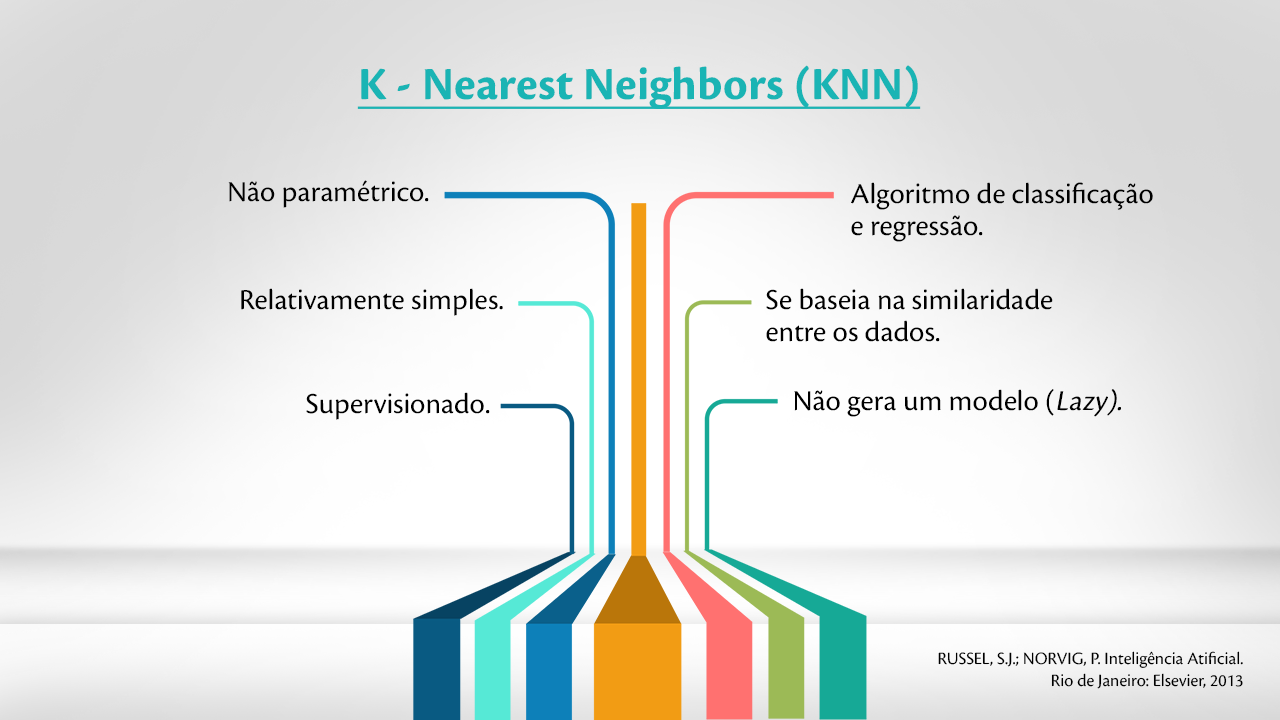
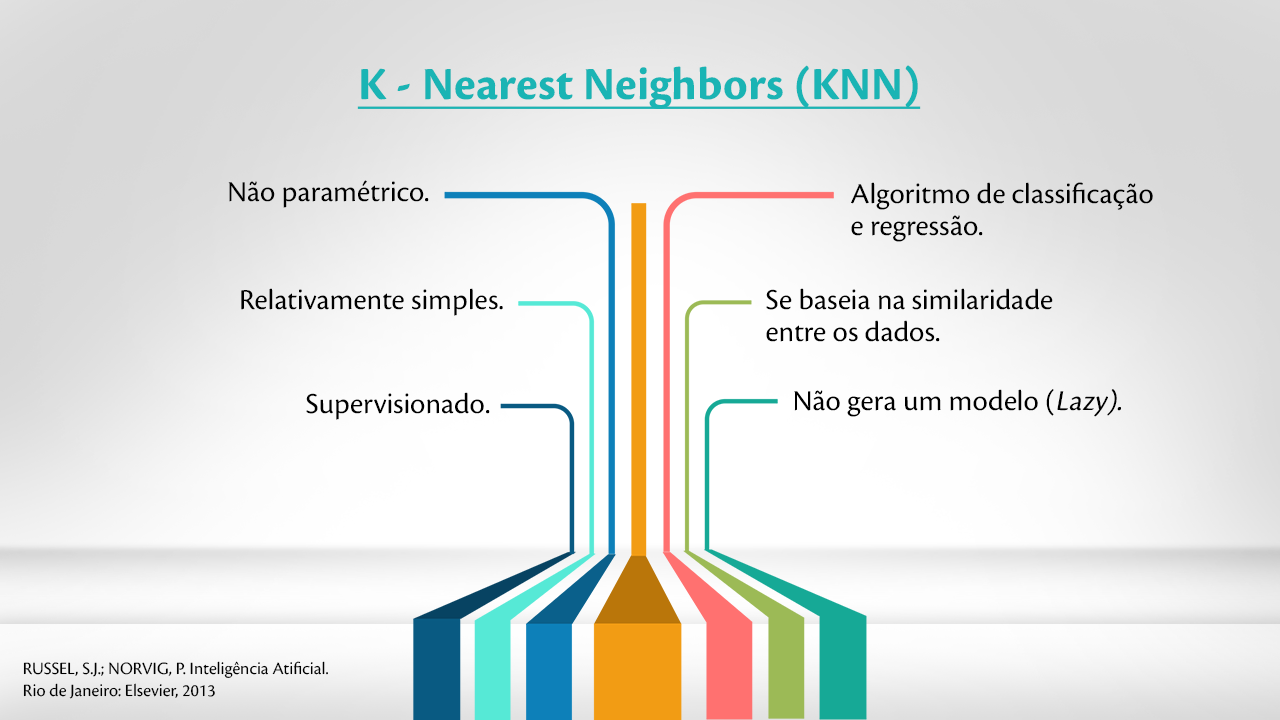
Before/after of a 1280 x 720 layered artwork. What changed in the layer stack:
painted on "RUSSEL, S.J.; NORVIG, P. Inteligência Atificial. Rio de Janeir" over (23, 651, 1243, 699)
